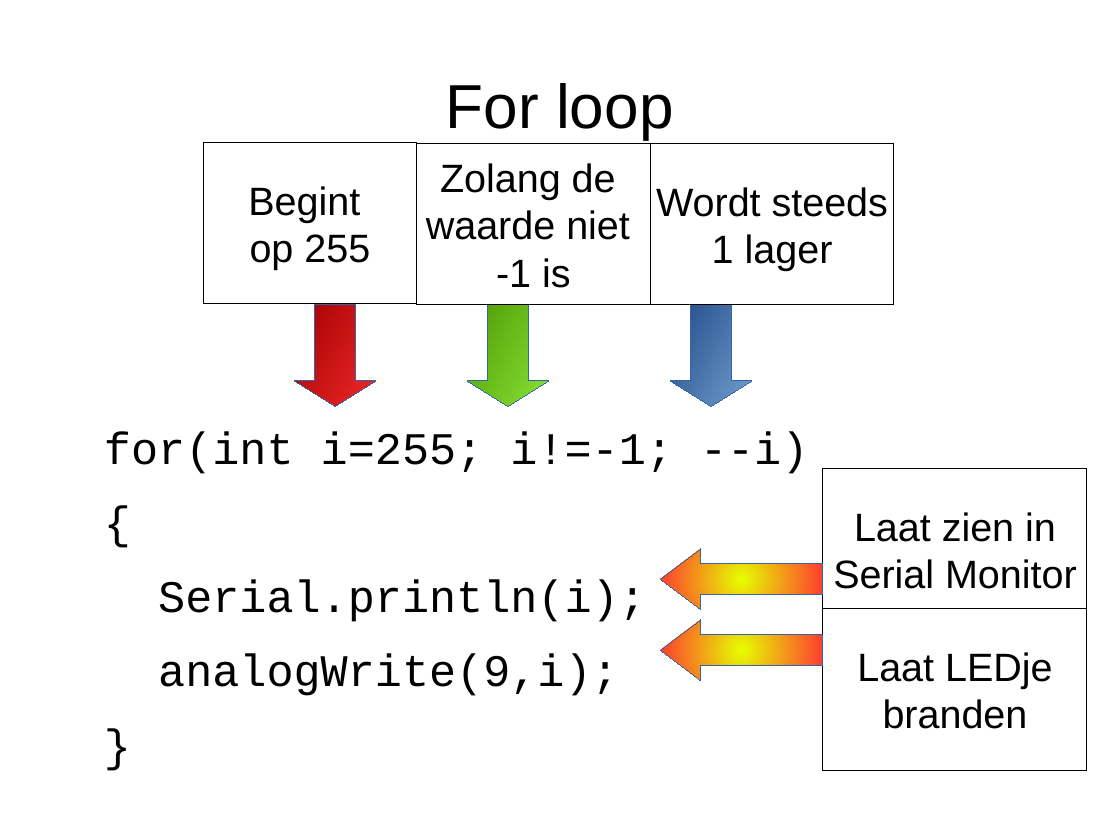
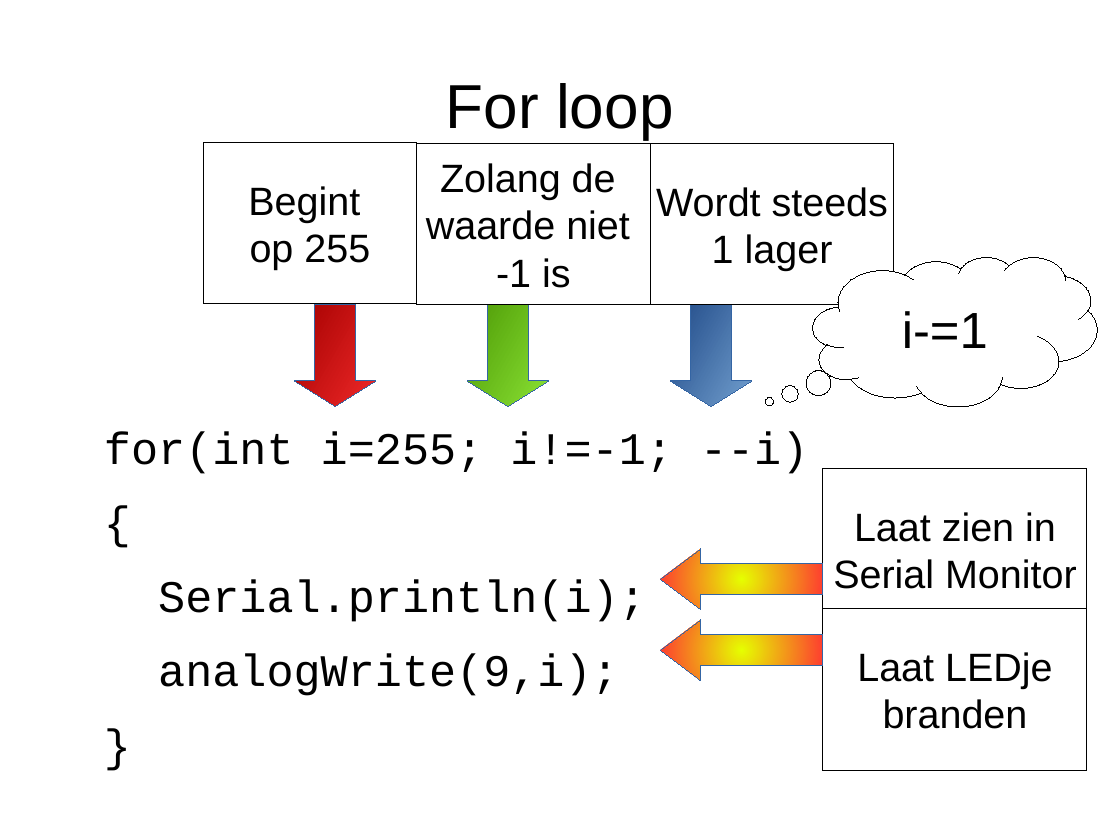
Before and after one commit to djog/arduino_cursus, a slide deck: slide 20 of Raw/For.odp (slide 17 before the commit). Drawn at 1120x840 pixels with LibreOffice and Linux fonts; fonts in the diff are those of the drawing. Boxes give left, top, right and bottom in pixels: in the first picture for what was removed or moved away, otherwise in the second. Text is boxed around its words. In the diff, an @@ line names an element or a change of style, - is before the commit and + after.

```diff
--- a/Raw/For.odp
+++ b/Raw/For.odp
@@ thought cloud added at <box>813,257,1098,407</box>, fill #FFFFFF, outline #000000 0 pt, 36 pt, text #000000 @@
+i-=1
```
Also in this commit, not shown: 5 other slides changed, 5 slides added, 9 other files.
